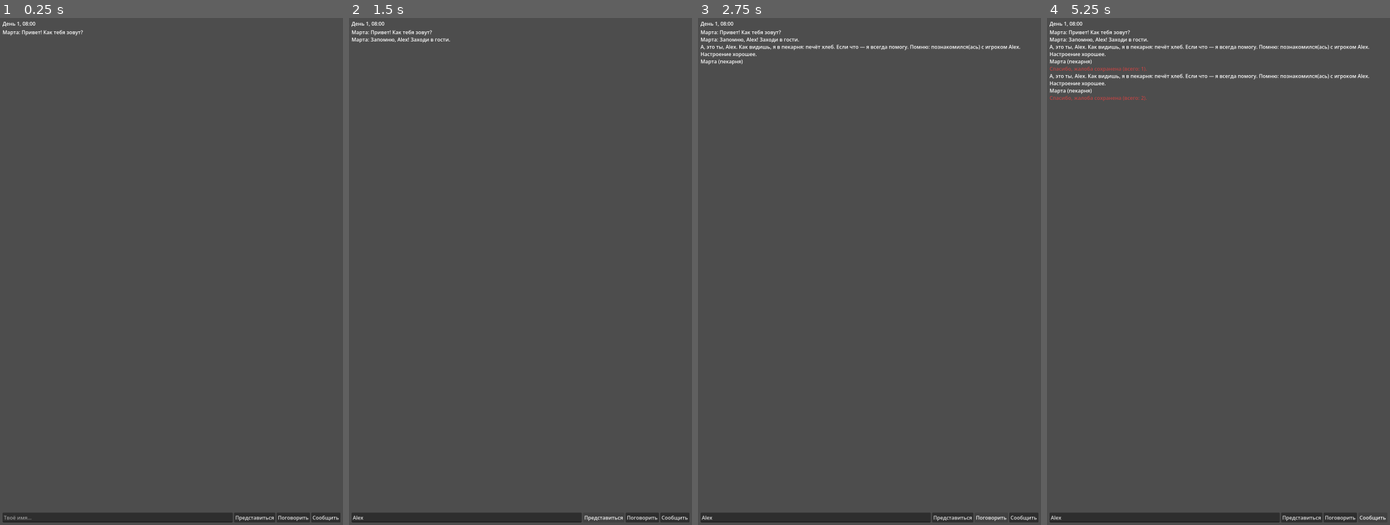
Above: before the commit, frames 1-4 (left to right).
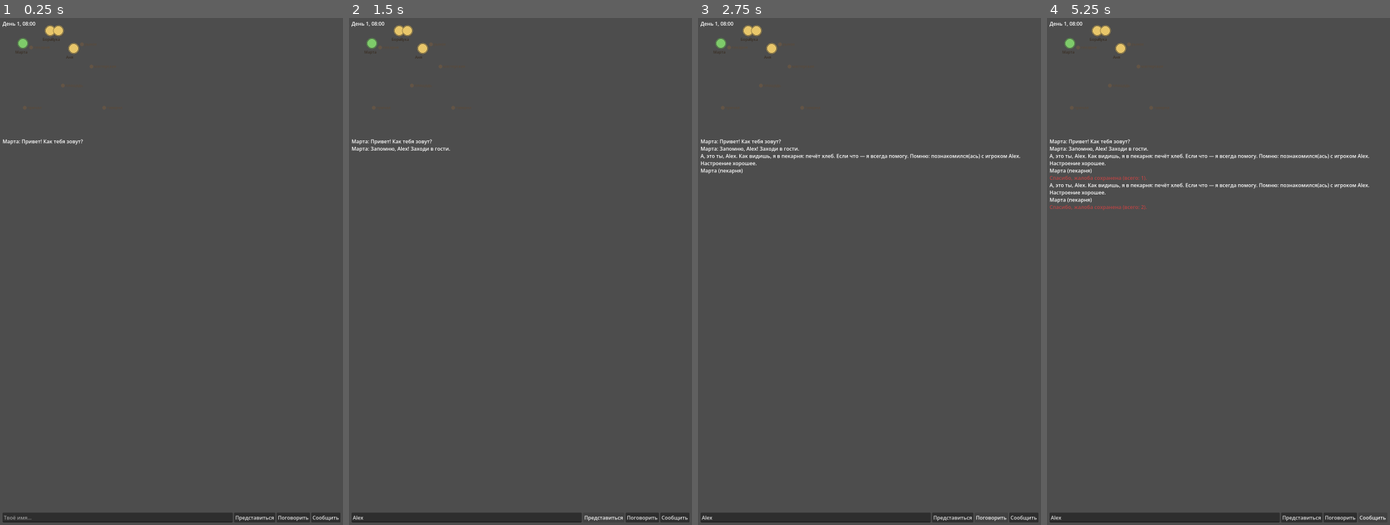
Above: after the commit, the same moments.

Repository: maxxxxx55555/cozy-town-ai
Game: Godot game, scene res://scenes/main.tscn
The game is run twice, just before and just after one commit, with the same random seed, the same clock (stepped at 60 frames per second) and the same inputs.
Inputs (mouse positions are in pixels of both pictures, inside the frame that each line leads up to):
- Up to frame 1 (0.25 s): no input
- Up to frame 2 (1.5 s): click (465, 519) at 0.52 s; type "Alex" at 0.6 s; click "Представиться" at 1.25 s
- Up to frame 3 (2.75 s): click "Поговорить" at 2 s
- Up to frame 4 (5.25 s): click "Сообщить" at 2.75 s; click "Представиться" at 3.5 s; click "Поговорить" at 4.25 s; click "Сообщить" at 5 s

The runs differ from the first frame. In frame 1, 0.4% of the frame differs, in the area x 0-25%, y 1-26%; in frame 2, 0.7%; in frame 3, 1.7%; in frame 4, 3.1%, in the area x 0-94%, y 1-38%.

Commit message:
wave6: town map (npc by schedule, mood colors), opt-in LLM dialogue provider, real store screenshots from live build (51 unit + 8 integration green)

Diff:
--- a/scripts/game.gd
+++ b/scripts/game.gd
@@ -15,6 +15,7 @@
 var recall_shown := false
 
 var log_label: RichTextLabel
+var town_map: TownMap
 var time_label: Label
 var name_input: LineEdit
 var name_button: Button
@@ -24,6 +25,7 @@
 func _ready() -> void:
 	_build_ui()
 	_spawn_town()
+	town_map.npcs = npcs
 	_load()
 	_intro()
 
@@ -32,6 +34,8 @@
 	autosave_time += delta
 	clock.advance(delta)
 	time_label.text = clock.time_string()
+	town_map.hour = clock.hour()
+	town_map.queue_redraw()
 	for npc in npcs:
 		npc.tick(clock.hour())
 	if not recall_shown and session_time >= RECALL_DELAY_SEC:
@@ -51,6 +55,10 @@
 	time_label = Label.new()
 	time_label.name = "TimeLabel"
 	vb.add_child(time_label)
+	town_map = TownMap.new()
+	town_map.name = "TownMap"
+	town_map.custom_minimum_size = Vector2(0, 340)
+	vb.add_child(town_map)
 	log_label = RichTextLabel.new()
 	log_label.name = "LogLabel"
 	log_label.size_flags_vertical = Control.SIZE_EXPAND_FILL
--- /dev/null
+++ b/scripts/llm_dialogue.gd
@@ -0,0 +1,40 @@
+class_name LLMDialogue
+extends RefCounted
+## Опциональные LLM-диалоги (v1.1). ВЫКЛЮЧЕНЫ по умолчанию.
+## Требования при включении: opt-in игрока, INTERNET в Android-пресете,
+## декларация AI-generated content → text generation (Play), кнопка «Сообщить»,
+## фильтрация ввода/вывода. Без сети используется DialogueComposer.
+
+const ENABLED := false
+const MODEL := "gpt-4o-mini"
+const MAX_OUTPUT := 400
+
+static func build_request(npc: NPC, player_message: String, endpoint: String, api_key: String) -> Dictionary:
+	var evs := npc.memory.recall_about_player()
+	var mem: String = str(evs[0]["text"]) if evs.size() > 0 else "ничего особенного"
+	var system := "Ты %s (%s). Настроение: %s, отношения: %s. Помнишь: %s. Отвечай 1-2 короткие уютные фразы по-русски." % [
+		npc.identity.npc_name, ", ".join(npc.identity.traits),
+		npc.identity.mood, npc.identity.tone(), mem]
+	var payload := {
+		"model": MODEL,
+		"messages": [
+			{"role": "system", "content": system},
+			{"role": "user", "content": sanitize_input(player_message)},
+		],
+		"max_tokens": 80,
+		"temperature": 0.8,
+	}
+	return {
+		"url": endpoint,
+		"headers": ["Authorization: Bearer " + api_key, "Content-Type: application/json"],
+		"body": JSON.stringify(payload),
+	}
+
+static func sanitize_input(text: String) -> String:
+	return text.strip_edges().left(500)
+
+static func filter_output(text: String) -> String:
+	var t := text.strip_edges().left(MAX_OUTPUT)
+	while "\n\n" in t:
+		t = t.replace("\n\n", "\n")
+	return t
--- /dev/null
+++ b/scripts/town_map.gd
@@ -0,0 +1,36 @@
+class_name TownMap
+extends Control
+## Карта городка: NPC по местам, цвет = настроение.
+
+const PLACES := {
+	"пекарня": Vector2(90, 60), "мастерская": Vector2(280, 120),
+	"причал": Vector2(70, 250), "рынок": Vector2(250, 50),
+	"площадь": Vector2(190, 180), "таверна": Vector2(320, 250),
+	"home": Vector2(150, 20),
+}
+const MOOD_COLORS := {
+	"happy": Color("#7ecb6a"), "angry": Color("#e06c5a"),
+	"sleepy": Color("#8fa7d9"), "neutral": Color("#e8c66a"),
+}
+
+var npcs: Array = []
+var hour := 8
+
+func pos_for(npc: NPC, at_hour: int) -> Vector2:
+	var place: String = npc.schedule.place_at(at_hour)["place"]
+	var base: Vector2 = PLACES.get(place, Vector2(200, 200))
+	var idx: int = maxi(npcs.find(npc), 0)
+	var off := Vector2(float(idx % 3) * 26.0 - 26.0, float(idx / 3) * 26.0 - 13.0)
+	return base + off
+
+func _draw() -> void:
+	var font := ThemeDB.fallback_font
+	for place in PLACES.keys():
+		draw_circle(PLACES[place], 6.0, Color(0.45, 0.35, 0.25, 0.6))
+		draw_string(font, PLACES[place] + Vector2(8, 4), place, HORIZONTAL_ALIGNMENT_LEFT, -1, 12, Color("#5a4a3a"))
+	for npc in npcs:
+		var p := pos_for(npc, hour)
+		var col: Color = MOOD_COLORS.get(npc.identity.mood, MOOD_COLORS["neutral"])
+		draw_circle(p, 14.0, col)
+		draw_arc(p, 16.0, 0, TAU, 24, col.darkened(0.3), 2.0)
+		draw_string(font, p + Vector2(-24, 32), npc.identity.npc_name, HORIZONTAL_ALIGNMENT_LEFT, 48, 12, Color("#3a2f24"))
--- a/tests/test_all.gd
+++ b/tests/test_all.gd
@@ -175,6 +175,39 @@
 	mt.tick(9)
 	check(mt.identity.mood == "angry", "anger not erased by time")
 
+	# --- TownMap (wave 6) ---
+	var tm := TownMap.new()
+	var tm_a := NPC.new()
+	tm_a.identity.npc_name = "Марта"
+	tm_a.schedule.add_slot(8, "пекарня", "печёт хлеб")
+	var tm_b := NPC.new()
+	tm_b.identity.npc_name = "Лука"
+	tm_b.schedule.add_slot(9, "причал", "ловит рыбу")
+	tm.npcs = [tm_a, tm_b]
+	var pa := tm.pos_for(tm_a, 8)
+	var pb := tm.pos_for(tm_b, 9)
+	check(pa != pb and pa.x >= 0.0 and pb.x >= 0.0, "townmap places npcs at different spots")
+	var pm := tm.pos_for(tm_a, 23)
+	check(pm == tm.pos_for(tm_a, 23), "townmap position stable for same hour")
+	tm.free()
+
+	# --- LLMDialogue opt-in (wave 6) ---
+	check(not LLMDialogue.ENABLED, "llm dialogue disabled by default")
+	var llm_npc := NPC.new()
+	llm_npc.identity.npc_name = "Марта"
+	llm_npc.identity.traits = PackedStringArray(["добрая", "болтливая"])
+	llm_npc.identity.trust = 0.8
+	llm_npc.memory.player_name = "Макс"
+	llm_npc.memory.add_event("игрок помог с хлебом", 8, 1, true)
+	var req := LLMDialogue.build_request(llm_npc, "  привет  ", "https://api.example/v1/chat", "k")
+	check(req["body"].contains("Марта"), "llm request carries npc name")
+	check(req["body"].contains("помог с хлебом"), "llm request carries memory")
+	check(req["body"].contains("привет"), "llm request sanitizes input")
+	check((req["headers"] as Array).size() == 2, "llm request has auth+content-type headers")
+	check(LLMDialogue.sanitize_input("x".repeat(600)).length() == 500, "llm input truncated to 500")
+	check(LLMDialogue.filter_output("y".repeat(500)).length() == LLMDialogue.MAX_OUTPUT, "llm output capped")
+	check(not "\n\n" in LLMDialogue.filter_output("a\n\n\nb"), "llm output collapses newlines")
+
 	if failures == 0:
 		print("ALL TESTS PASSED")
 	else:
--- /dev/null
+++ b/tools/capture_screens.gd
@@ -0,0 +1,44 @@
+extends SceneTree
+## Реальные скриншоты стора из живого билда:
+## godot --path . -s tools/capture_screens.gd --resolution 540x960
+
+func _initialize() -> void:
+	await process_frame
+	DirAccess.make_dir_recursive_absolute(ProjectSettings.globalize_path("assets/store"))
+	var scene: PackedScene = load("res://scenes/main.tscn")
+	var game = scene.instantiate()
+	root.add_child(game)
+	await process_frame
+	await process_frame
+	await _shot("assets/store/real_1_intro.png")
+
+	game.find_child("NameInput", true, false).text = "Макс"
+	game.find_child("NameButton", true, false).emit_signal("pressed")
+	await process_frame
+	await _shot("assets/store/real_2_first_name.png")
+
+	game.npcs[0].react_to_action("помог с хлебом", 6, game.clock.day)
+	game.find_child("TalkButton", true, false).emit_signal("pressed")
+	await process_frame
+	await _shot("assets/store/real_3_memory.png")
+
+	game.session_time = 301.0
+	await process_frame
+	await _shot("assets/store/real_4_recall.png")
+
+	game.npcs[0].gossip_with(game.npcs[1], game.clock.day)
+	game.find_child("TalkButton", true, false).emit_signal("pressed")
+	await process_frame
+	await _shot("assets/store/real_5_gossip.png")
+
+	game.clock.total_minutes = 19 * 60
+	await process_frame
+	await process_frame
+	await _shot("assets/store/real_6_evening.png")
+	print("SCREENSHOTS DONE")
+	quit(0)
+
+func _shot(path: String) -> void:
+	await process_frame
+	var img := root.get_texture().get_image()
+	img.save_png(path)
Binary file added: assets/store/real_1_intro.png
Binary file added: assets/store/real_2_first_name.png
Binary file added: assets/store/real_3_memory.png
Binary file added: assets/store/real_4_recall.png
Binary file added: assets/store/real_5_gossip.png
Binary file added: assets/store/real_6_evening.png
Not shown, added: scripts/llm_dialogue.gd.uid
Not shown, added: scripts/town_map.gd.uid
Not shown, added: tools/capture_screens.gd.uid
Not shown, changed: .gitignore
Not shown, changed: docs/ASO.md
Not shown, changed: docs/AUDIT_STATE.md
